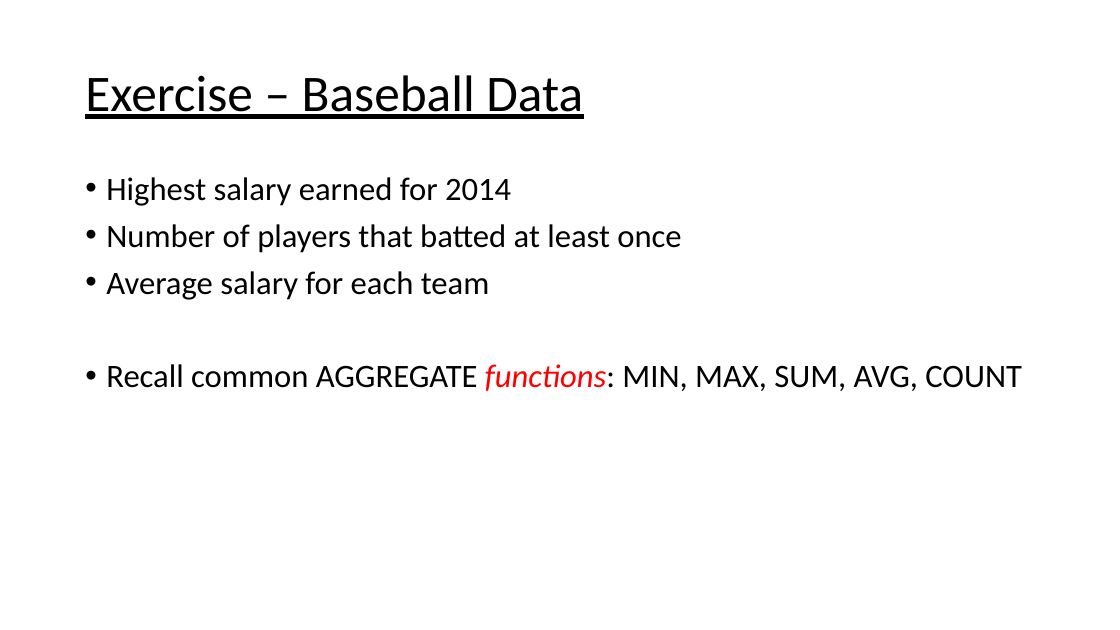
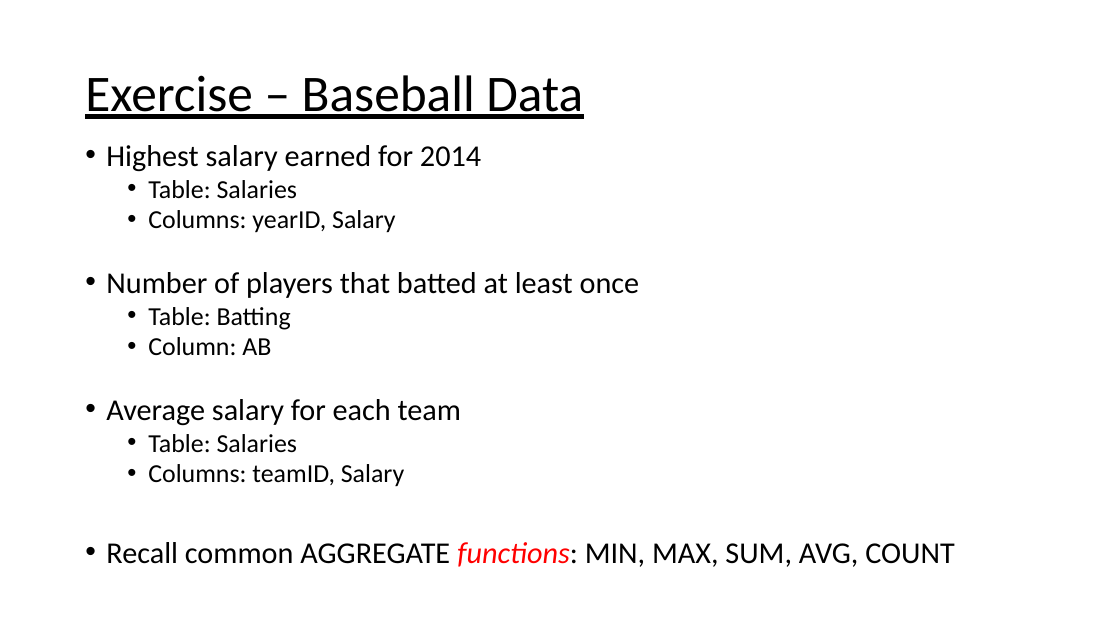
Before and after one commit to WSU-DataScience/USCOTS19_workshop, a slide deck: slide 15 of block_3_data_management/1_Introduction to SQL.pptx. Drawn at 1120x630 pixels with LibreOffice and Linux fonts; fonts in the diff are those of the drawing. Boxes give left, top, right and bottom in pixels: in the first picture for what was removed or moved away, otherwise in the second. Text is boxed around its words. In the diff, an @@ line names an element or a change of style, - is before the commit and + after.

Commit message:
Updated

```diff
--- a/block_3_data_management/1_Introduction to SQL.pptx
+++ b/block_3_data_management/1_Introduction to SQL.pptx
@@ text "Highest salary earned for 2014": place and size @@
-text "Highest salary earned for 2014" at <box>106,177,1022,391</box>
+text "Highest salary earned for 2014" at <box>106,145,954,567</box>
@@ text at <box>106,145,954,567</box>: size 28 to 25.9 pt in "Highest salary earned for 2014", "Number of players that batted at least ...", "Average salary for each team", "Recall common AGGREGATE functions: MIN, MAX, SUM, ..."; line spacing 0.9 to 0.8 @@
@@ text at <box>148,180,395,233</box>: paragraphs added @@
+  • Table: Salaries
+  • Columns: yearID, Salary
@@ text at <box>148,307,291,355</box>: paragraphs added @@
+  • Table: Batting
+  • Column: AB
@@ text at <box>148,434,404,487</box>: paragraphs added @@
+  • Table: Salaries
+  • Columns: teamID, Salary
```
Also in this commit, not shown: 7 other slides changed, 1 slide added, 1 slide removed.
